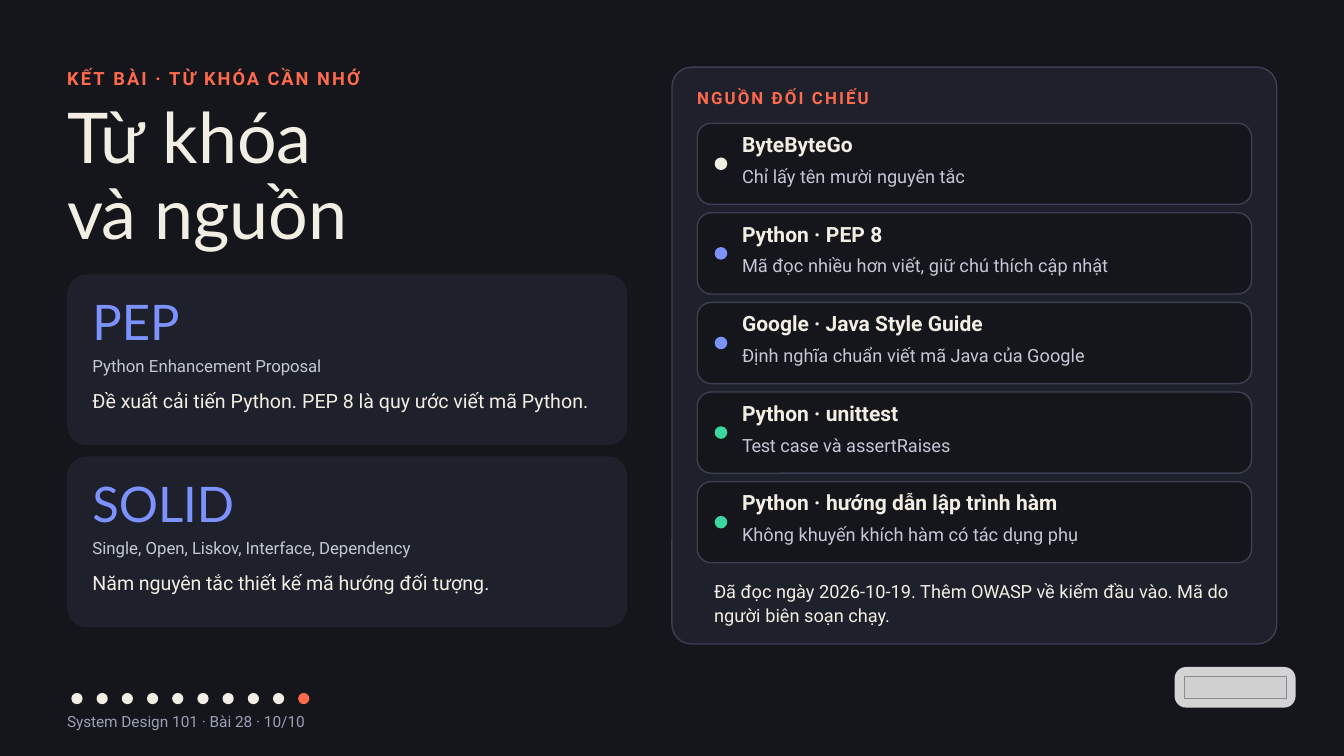
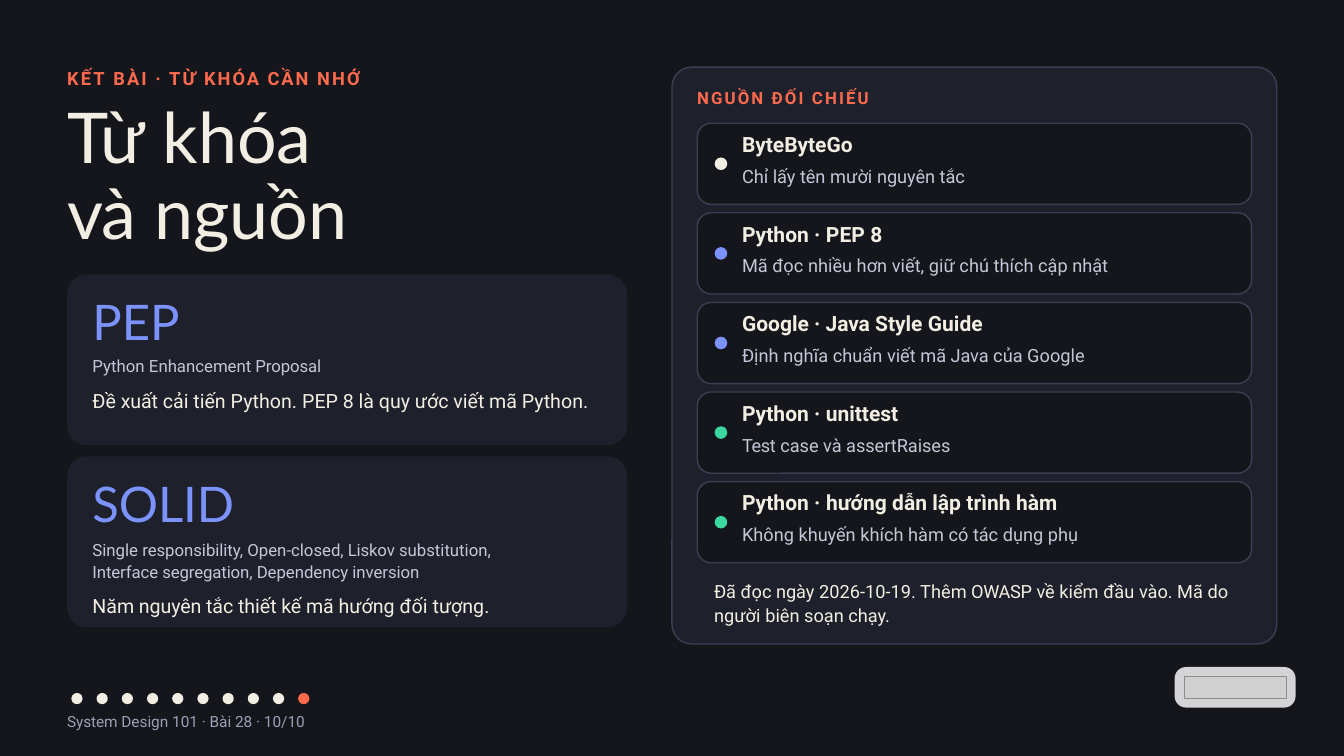
Before and after one commit to vohoailinh90/tool-marketing-studio, a slide deck: slide 10 of system-design-101/vi/lessons/sd-10-028/slides/sd-10-028.pptx. Drawn at 1344x756 pixels with LibreOffice and Linux fonts; fonts in the diff are those of the drawing; grey boxes stand for pictures. Boxes give left, top, right and bottom in pixels: in the first picture for what was removed or moved away, otherwise in the second. Text is boxed around its words. In the diff, an @@ line names an element or a change of style, - is before the commit and + after.

```diff
--- a/system-design-101/vi/lessons/sd-10-028/slides/sd-10-028.pptx
+++ b/system-design-101/vi/lessons/sd-10-028/slides/sd-10-028.pptx
@@ text at [92,543,491,582]: text changed @@
-Single, Open, Liskov, Interface, Dependency
+Single responsibility, Open-closed, Liskov substitution,
+Interface segregation, Dependency inversion
@@ text "Năm nguyên tắc thiết kế ...": place and size @@
-text "Năm nguyên tắc thiết kế ..." at [92,574,490,594]
+text "Năm nguyên tắc thiết kế ..." at [92,597,490,617]
```
Also in this commit, not shown: 1 other file.
